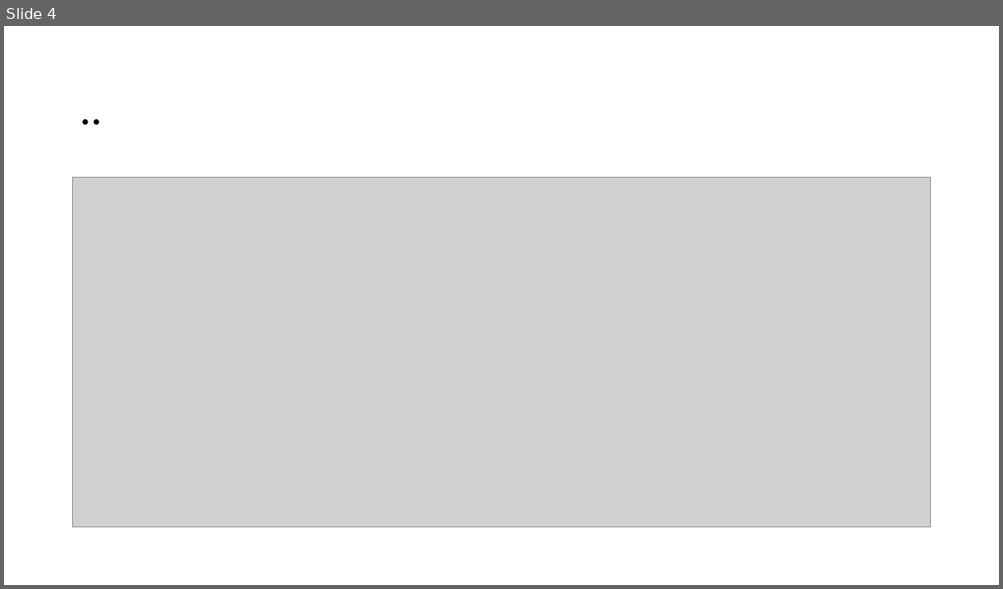
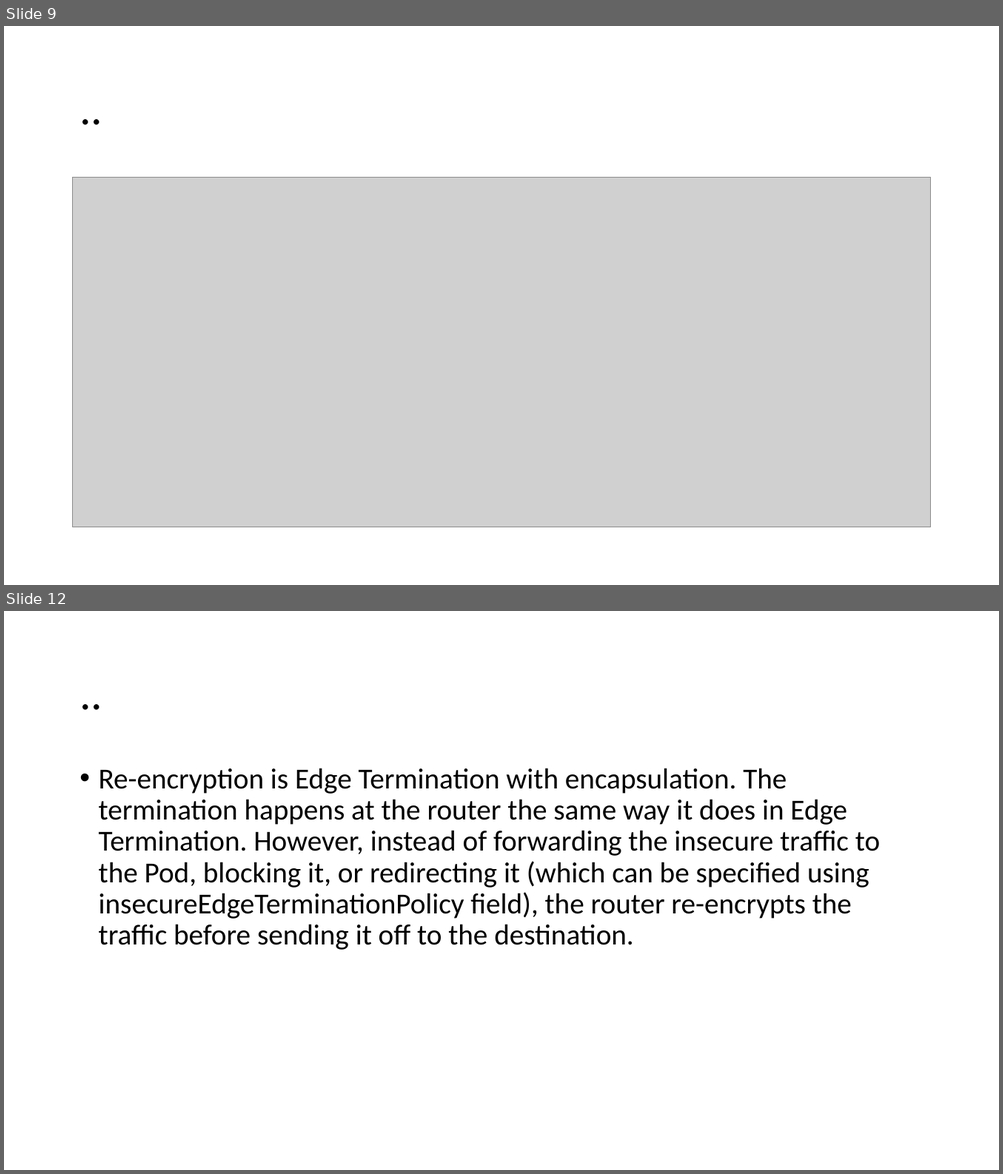
Before and after one commit to amitopenwriteup/okd, a slide deck: Routes.pptx. Shown one above the other, each under a label of ours: slide 4 before the commit, slides 9 and 12 after it; the slides between them are not shown. The pictures are 1003x589 and 1003x1174 pixels, drawn with LibreOffice and Linux fonts; fonts in the diff are those of the drawing; grey boxes stand for pictures. Boxes give left, top, right and bottom in pixels: in the first picture for what was removed or moved away, otherwise in the second. Text is boxed around its words. In the diff, an @@ line names an element or a change of style, - is before the commit and + after.

```diff
--- a/Routes.pptx
+++ b/Routes.pptx
@@ slide 12 added at (x1=4, y1=611, x2=999, y2=1170), background #FFFFFF @@
@@ title added at (x1=73, y1=641, x2=930, y2=749), 44 pt, text #000000 @@
+..
@@ text added at (x1=99, y1=768, x2=879, y2=950), 28 pt, text #000000 @@
+• Re-encryption is Edge Termination with encapsulation. The termination happens at the router the same way it does in Edge Termination. However, instead of forwarding the insecure traffic to the Pod, blocking it, or redirecting it (which can be specified using insecureEdgeTerminationPolicy field), the router re-encrypts the traffic before sending it off to the destination.
@@ what was slide 4 is now slide 9 @@
```
Also in this commit, not shown: 2 slides changed, 17 other slides added, 2 slides removed.
